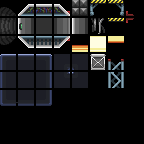
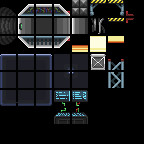
Comparing the layer stacks of the two 144px x 144px images. Changes:
added layer "Layer 4" (screen, 43%) above "Layer 1" over [55, 91, 87, 101]
painted on "Layer 1" over [54, 90, 88, 124]
